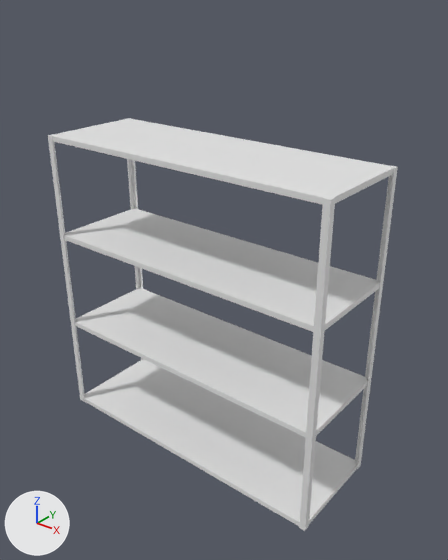
The Blender file BlenderModels/shelves.blend: old version first, new version second.
Before and after are seen from a 50 mm lens placed at (1.72, -2.03, 2.17), pointed at (0.08, 0.02, 0.89). Every picture has the same lights, and +X, +Y and +Z are marked at lower left.
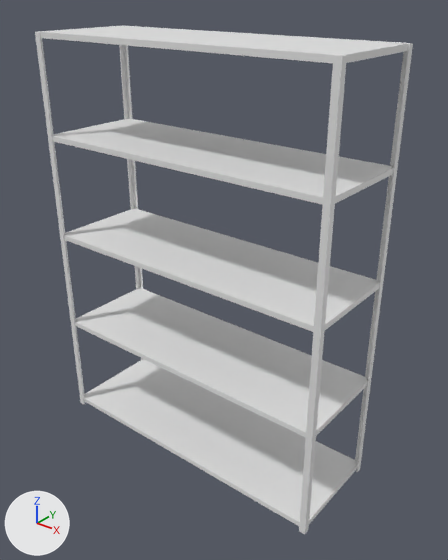
Pixel boxes [x1, y1, x2, y2] of what changed, in the pictures (448 x 560 px):
```json
{"object": "Cube", "change": "moved, rescaled", "before": [48, 118, 398, 531], "after": [35, 32, 413, 534], "on screen": "8% wider, 21% taller"}
{"object": "Cube.005", "change": "added", "after": [38, 26, 411, 63]}
```

The change, as JSON lines over the scene's bpy script:
```json
{"op": "set", "path": "ob_cube.location", "old": "(0.0, 0.0, 0.0)", "new": "(0.0, 0.0, -0.014)"}
{"op": "set", "path": "ob_cube.scale", "old": "(0.75, 0.25, 0.0025)", "new": "(0.75, 0.25, 0.00328)"}
{"op": "add", "block": "ob_cube_005", "code": ["ob_cube_005 = bpy.data.objects.new('Cube.005', me_cube_006.copy())  # the mesh of ob_cube_004", "ob_cube_005.location = (0.0, 0.0, 1.955)", "ob_cube_005.scale = (0.75, 0.25, 0.0025)"]}
```
